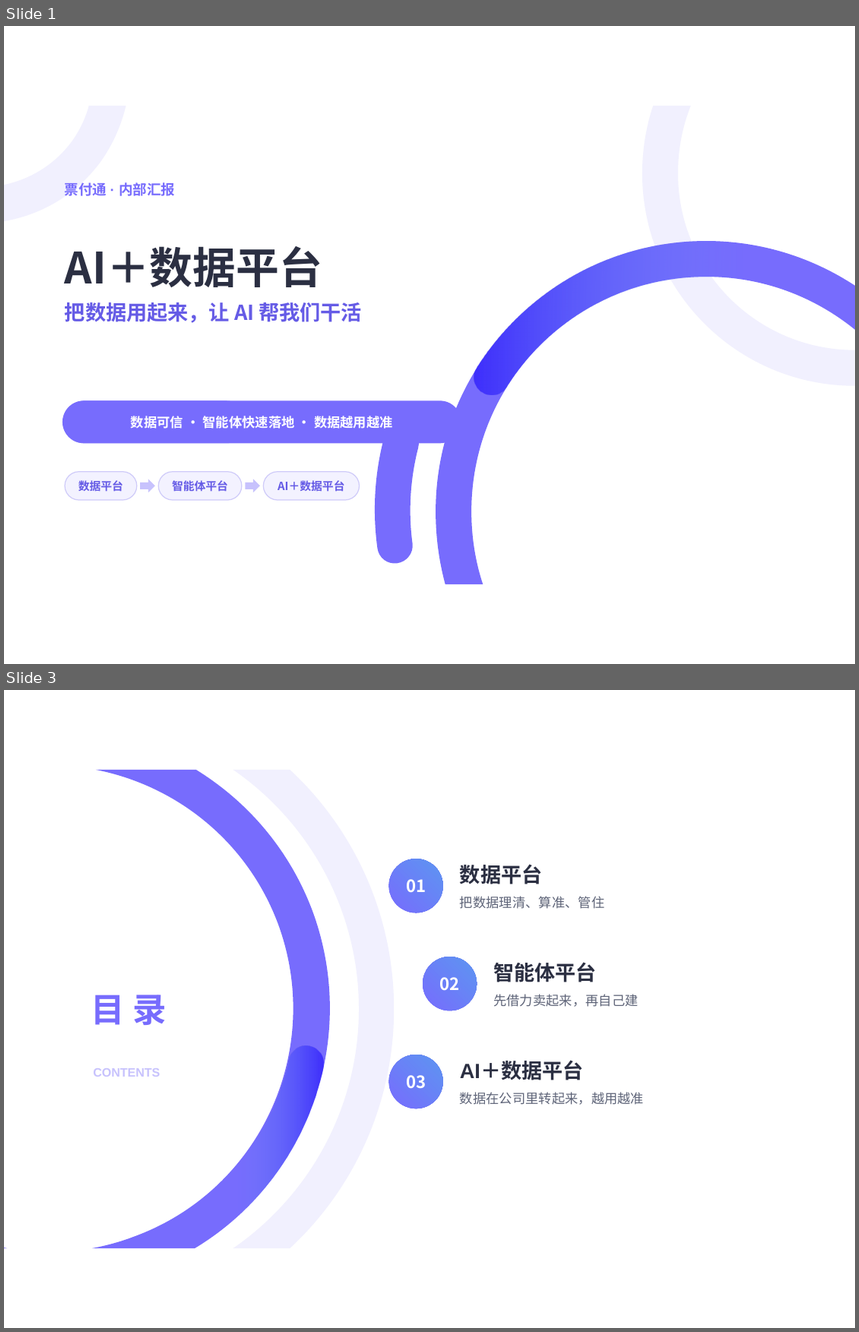
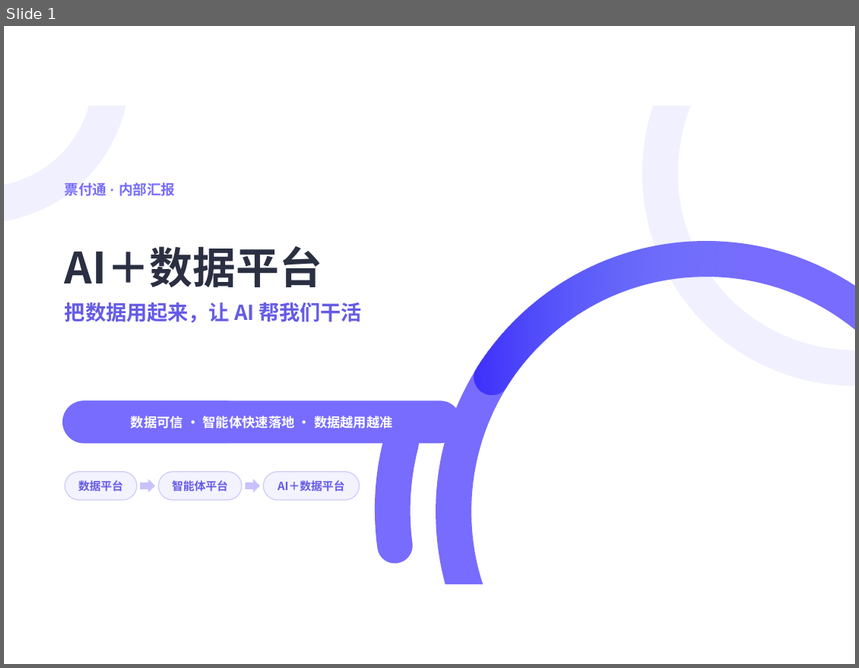
Before and after one commit to keanying/relevance, a slide deck: AI＋数据平台_老板汇报.pptx. Shown one above the other, each under a label of ours: slides 1 and 3 before the commit, slide 1 after it; the slides between them are not shown. The pictures are 859x1332 and 859x668 pixels, drawn with LibreOffice and Linux fonts; fonts in the diff are those of the drawing. Boxes give left, top, right and bottom in pixels: in the first picture for what was removed or moved away, otherwise in the second. Text is boxed around its words. In the diff, an @@ line names an element or a change of style, - is before the commit and + after.

```diff
--- a/AI＋数据平台_老板汇报.pptx
+++ b/AI＋数据平台_老板汇报.pptx
@@ slide 3 removed at (4,690,855,1328), background #FFFFFF @@
@@ freeform shape removed at (4,770,330,1249) @@
@@ freeform shape removed at (233,770,394,1249) @@
@@ ellipse removed at (389,859,443,913) @@
@@ ellipse removed at (389,859,443,913) @@
-01
@@ text removed at (460,864,542,885) @@
-数据平台
@@ text removed at (460,896,604,909) @@
-把数据理清、算准、管住
@@ ellipse removed at (423,957,477,1011) @@
@@ ellipse removed at (423,957,477,1011) @@
-02
@@ text removed at (493,962,597,983) @@
-智能体平台
@@ title removed at (91,995,166,1025) @@
-目 录
@@ text removed at (493,994,638,1007) @@
-先借力卖起来，再自己建
@@ freeform shape removed at (4,1046,323,1249) @@
@@ text removed at (93,1068,160,1077) @@
-CONTENTS
@@ ellipse removed at (389,1055,443,1109) @@
@@ ellipse removed at (389,1055,443,1109) @@
-03
@@ text removed at (460,1062,584,1081) @@
-AI＋数据平台
@@ text removed at (460,1092,644,1105) @@
-数据在公司里转起来，越用越准
```
Also in this commit, not shown: 21 slides changed, 34 slides added, 6 other slides removed.
